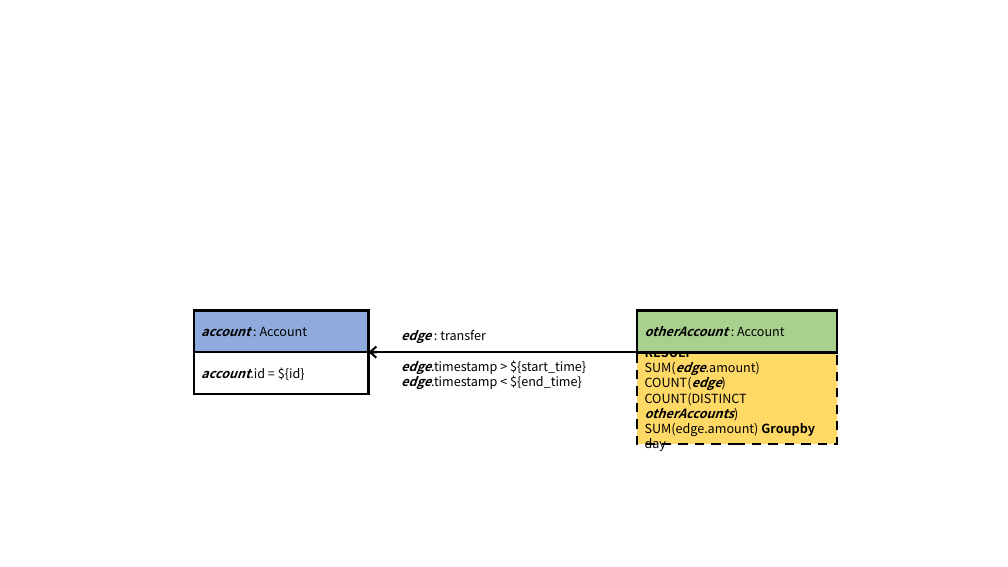
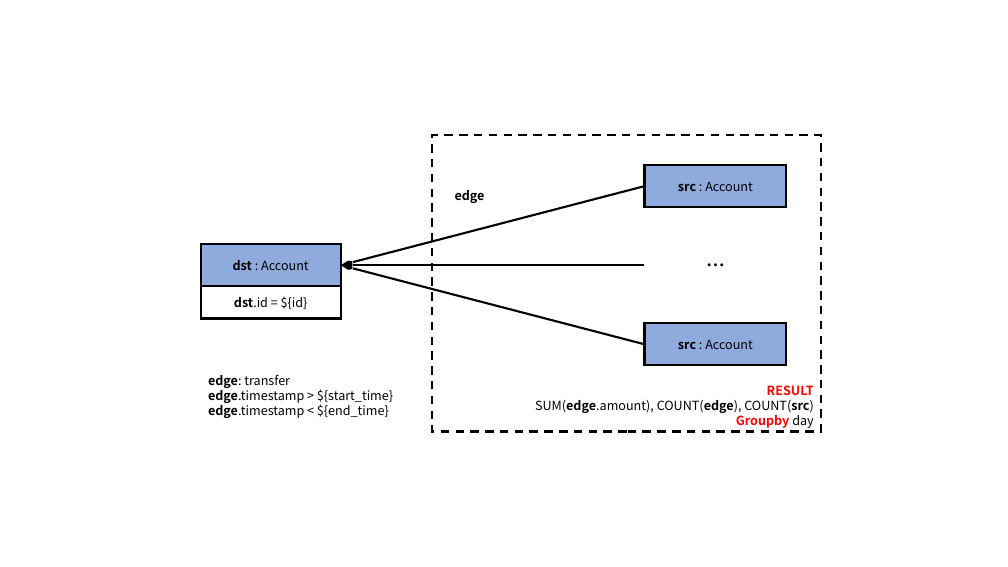
Before and after one commit to ldbc/ldbc_finbench_docs, a slide deck: slide 5 of patterns/transaction-simple-read.pptx. Drawn at 1008x567 pixels with LibreOffice and Linux fonts; fonts in the diff are those of the drawing. Boxes give left, top, right and bottom in pixels: in the first picture for what was removed or moved away, otherwise in the second. Text is boxed around its words. In the diff, an @@ line names an element or a change of style, - is before the commit and + after.

```diff
--- a/patterns/transaction-simple-read.pptx
+++ b/patterns/transaction-simple-read.pptx
@@ rectangle "RESULT": place and size @@
-rectangle "RESULT" at [637,352,838,444]
+rectangle "RESULT" at [433,135,822,432]
@@ rectangle "RESULT" at [433,135,822,432]: vertical alignment middle to bottom; fill #FFD966 to none; outline #000000 2.25 pt dashed to #000000 2 pt dashed @@
@@ group added at [341,166,787,286]: 2 texts, 2 arrows, 1 rectangle @@
+…
+src : Account
+edge
@@ rectangle "dst : Account" at [200,244,341,286]: outline #000000 2.25 pt to #000000 2 pt @@
@@ rectangle "dst : Account": place and size @@
-rectangle "dst : Account" at [194,311,368,352]
+rectangle "dst : Account" at [200,244,341,286]
@@ text in rectangle at [233,260,309,270]: text changed @@
-account : Account
+dst : Account
@@ arrow moved from (369, 352) - (637, 352) to (341, 265) - (645, 344) @@
@@ arrow (341, 265) - (645, 344): stroke #000000 2.25 pt to #000000 2 pt @@
@@ rectangle "dst.id = ${id}": place and size @@
-rectangle "dst.id = ${id}" at [194,352,368,394]
+rectangle "dst.id = ${id}" at [200,286,341,318]
@@ rectangle "dst.id = ${id}" at [200,286,341,318]: outline #000000 2.25 pt to #000000 2 pt @@
@@ text in rectangle at [234,296,308,309]: text changed @@
-account.id = ${id}
+dst.id = ${id}
@@ rectangle "src : Account": place and size @@
-rectangle "src : Account" at [637,311,838,352]
+rectangle "src : Account" at [645,324,787,365]
@@ rectangle "src : Account" at [645,324,787,365]: fill #A9D18E to #8FAADC; outline #000000 2.25 pt to #000000 2 pt @@
@@ text in rectangle at [678,340,753,349]: text changed; bold off; italic off @@
-otherAccount : Account
+src : Account
@@ text "edge: transfer": place and size @@
-text "edge: transfer" at [401,330,586,389]
+text "edge: transfer" at [208,375,393,418]
@@ text at [208,375,290,388]: spaces changed @@
-edge : transfer
+edge: transfer
@@ text at [208,387,393,418]: italic off in "edge.timestamp", "edge.timestamp" @@
@@ text in rectangle at [767,385,814,395]: text colour #000000 to #FF0000 in "RESULT"; alignment left to right @@
@@ text in rectangle at [535,400,813,428]: text changed @@
-SUM(edge.amount)
-COUNT(edge)
-COUNT(DISTINCT otherAccounts)
-SUM(edge.amount) Groupby day
+SUM(edge.amount), COUNT(edge), COUNT(src)
+Groupby day
```
Also in this commit, not shown: 7 other slides changed, 1 slide added, 51 other files.
